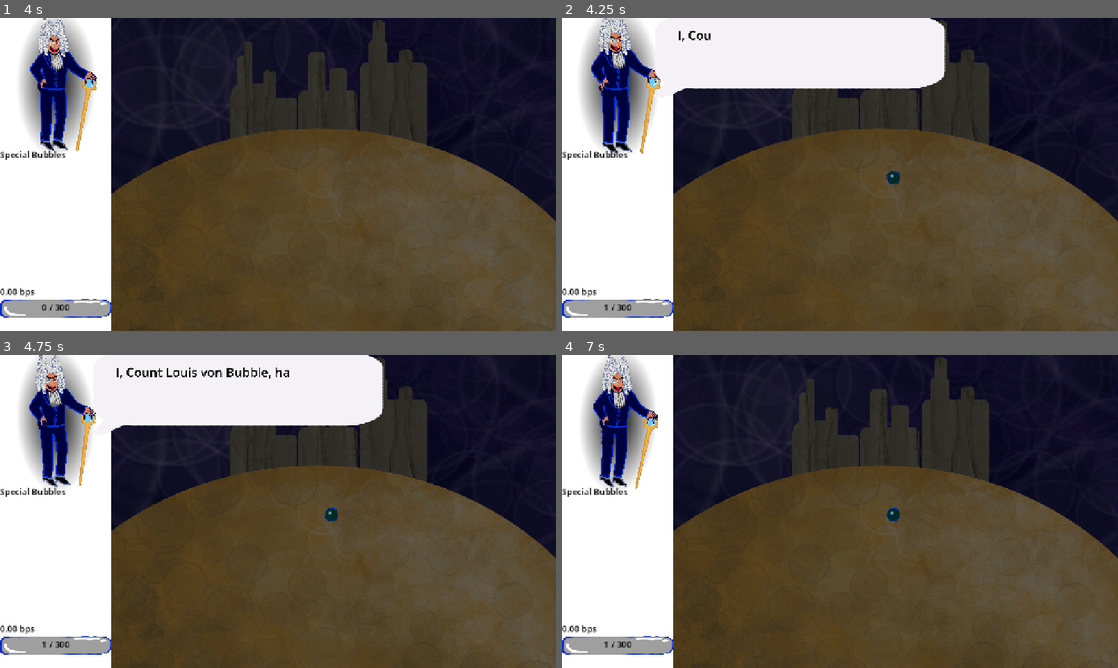
Above: before the commit, frames 1-4 (two rows, left to right).
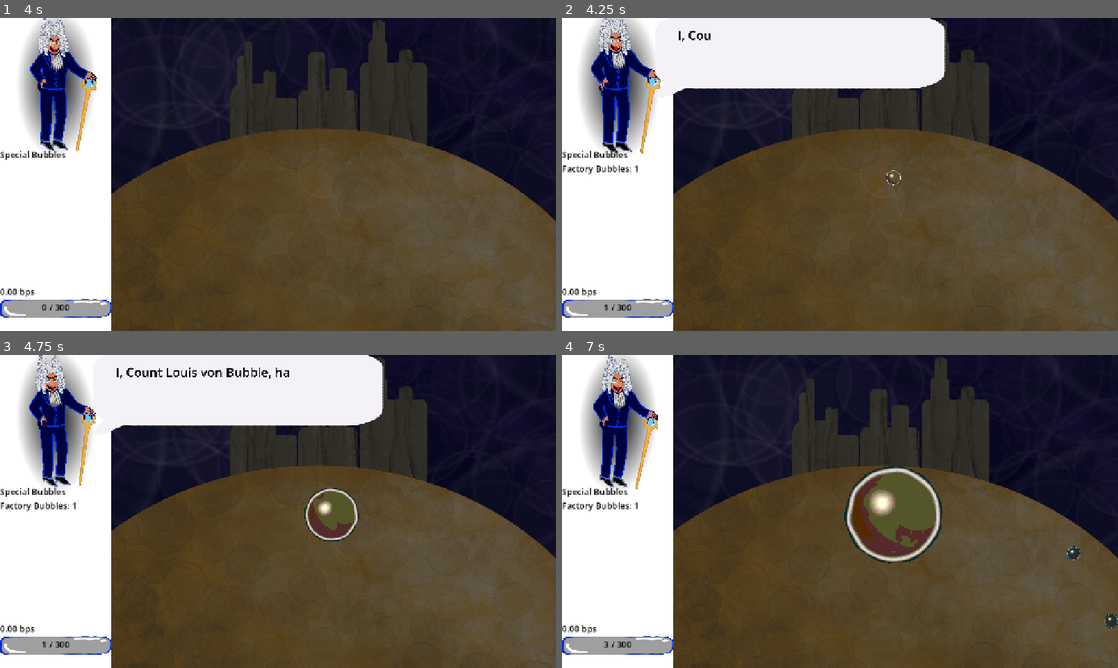
Above: after the commit, the same moments.

Repository: Isaac-SOL/Pop-the-Bubble
Game: Godot game, scene res://scenes/level/main_menu.tscn
Same seed, same stepped clock (60 frames per second), same inputs: the game is played once before the commit and once after it.
Inputs (mouse positions are in pixels of both pictures, inside the frame that each line leads up to):
- Up to frame 1 (4 s): click (133, 187) at 0.5 s; move the mouse to (400, 158) at 1.27 s; tap K (key_k) at 1.35, 2.85 s; click (400, 158) at 1.42 s; drag from (166, 190) to (44, 174) at 2.02 s; move the mouse to (333, 105) at 2.77 s; click (333, 105) at 2.92 s; drag from (250, 237) to (111, 127) at 3.52 s
- Up to frame 2 (4.25 s): no input
- Up to frame 3 (4.75 s): drag from (333, 514) to (44, 511) at 4.27 s
- Up to frame 4 (7 s): drag from (673, 464) to (756, 433) at 5.02 s; move the mouse to (867, 511) at 5.77 s; tap K (key_k) at 5.85 s; click (867, 511) at 5.92 s; drag from (756, 433) to (606, 511) at 6.52 s

Frame 1 is identical in both runs. In frame 2, 0.3% of the frame differs, in the area x 0-61%, y 46-54%; in frame 3, 1.0%; in frame 4, 3.3%, in the area x 0-100%, y 0-94%.

Commit message:
expanded dialogue and small things

Diff:
--- a/scenes/count/count.tscn
+++ b/scenes/count/count.tscn
@@ -4,11 +4,20 @@
 [ext_resource type="Script" uid="uid://b038wgl6janrt" path="res://addons/leeklib/shaker_2d.gd" id="2_a7vfb"]
 [ext_resource type="Texture2D" uid="uid://8hnufh0baw0t" path="res://assets/models/count/default_avec_perruque.png" id="2_u617d"]
 [ext_resource type="Texture2D" uid="uid://u65chelvfc7w" path="res://assets/models/count/comte_saiyan.png" id="3_a7vfb"]
+[ext_resource type="Texture2D" uid="uid://dfstrr0oqowuh" path="res://assets/models/count/comte_bubble_mepris.png" id="3_mfgcw"]
 [ext_resource type="Texture2D" uid="uid://ds16dlkdb8c70" path="res://assets/models/count/comte_bubble_surpris.png" id="4_mfgcw"]
 [ext_resource type="Texture2D" uid="uid://blx0hemdnwn1n" path="res://assets/models/count/comte_bubble_enerve.png" id="5_aq635"]
 
 [sub_resource type="SpriteFrames" id="SpriteFrames_f1uji"]
 animations = [{
+"frames": [{
+"duration": 1.0,
+"texture": ExtResource("3_mfgcw")
+}],
+"loop": 1,
+"name": &"mepris",
+"speed": 5.0
+}, {
 "frames": [{
 "duration": 1.0,
 "texture": ExtResource("2_u617d")
@@ -75,7 +84,7 @@
 [node name="AnimatedSprite2D" type="AnimatedSprite2D" parent="AnimPivot/AnimVoice/Shaker2D" unique_id=9874524]
 unique_name_in_owner = true
 sprite_frames = SubResource("SpriteFrames_f1uji")
-animation = &"saiyan"
+animation = &"mepris"
 autoplay = "normal"
 flip_h = true
 
--- a/scenes/level/main.tscn
+++ b/scenes/level/main.tscn
@@ -2,8 +2,10 @@
 
 [ext_resource type="Script" uid="uid://dgpkrva3urudu" path="res://scripts/level/main.gd" id="1_0wfyh"]
 [ext_resource type="Texture2D" uid="uid://bg3oe0ctr6p6i" path="res://assets/models/background/planete_bubble_seche_usine.jpg" id="2_1bkat"]
+[ext_resource type="Texture2D" uid="uid://dppwxq54fw3w3" path="res://assets/models/background/planete_bulle_herbe_usine.jpg" id="2_kmlpd"]
 [ext_resource type="Script" uid="uid://c63jtub5dv8hx" path="res://scripts/level/area_2d_borders.gd" id="3_64aob"]
 [ext_resource type="PackedScene" uid="uid://cwi6nrvnaw45u" path="res://scenes/player/player_hand.tscn" id="3_gjage"]
+[ext_resource type="Texture2D" uid="uid://dki4bvktbg4tj" path="res://assets/models/background/planete_bubble_mouillee_usine.jpg" id="3_m6pyt"]
 [ext_resource type="Script" uid="uid://tyntc633hxw7" path="res://scripts/ui/ui_player.gd" id="5_2hqms"]
 [ext_resource type="PackedScene" uid="uid://cjhuj6fe23xkj" path="res://scenes/count/count.tscn" id="5_gjage"]
 [ext_resource type="LabelSettings" uid="uid://b56puo2v5fv7b" path="res://assets/ressources/label_default_settings.tres" id="6_x0mk0"]
@@ -40,16 +42,21 @@
 script = ExtResource("1_0wfyh")
 lose_threshold = 300
 
-bbl_lvl_value = {
-0: 0,
-1: 2,
-2: 12,
-3: 75,
-4: 4,
-5: 15
-}
-
-[node name="background" type="Sprite2D" parent="." unique_id=1513136260]
+[node name="background_2" type="Sprite2D" parent="." unique_id=1513136260]
+unique_name_in_owner = true
+modulate = Color(0.384951, 0.38495088, 0.38495082, 1)
+position = Vector2(728, 435.00003)
+scale = Vector2(0.495, 0.471)
+texture = ExtResource("2_kmlpd")
+
+[node name="background_1" type="Sprite2D" parent="." unique_id=661993467]
+unique_name_in_owner = true
+modulate = Color(0.384951, 0.38495088, 0.38495082, 1)
+position = Vector2(728, 435.00003)
+scale = Vector2(0.495, 0.471)
+texture = ExtResource("3_m6pyt")
+
+[node name="background_0" type="Sprite2D" parent="." unique_id=389983806]
 unique_name_in_owner = true
 modulate = Color(0.384951, 0.38495088, 0.38495082, 1)
 position = Vector2(728, 435.00003)
--- a/scripts/autoloads/Global.gd
+++ b/scripts/autoloads/Global.gd
@@ -18,6 +18,7 @@
 var crash_bubble_count : int = 0
 var shielding_bubble_count : int = 0
 var count_phase : int = 0
+var can_advance_phase : bool = false
 
 var main_node: Node
 func set_main_reference(node: Node)-> void:
@@ -27,6 +28,5 @@
 func set_dialogue_reference(node: Node) -> void:
 	dialogue_node = node
 
-
 func seconds(t: float) -> Signal:
 	return get_tree().create_timer(t, false).timeout
--- a/scripts/count/dialogue.gd
+++ b/scripts/count/dialogue.gd
@@ -2,6 +2,7 @@
 
 signal dialogue_passed
 signal bleep
+signal dialogue_cleared
 
 const DEFAULT_FADEOUT_TIME = 5 # Secondes
 
@@ -21,6 +22,7 @@
 func clear_dialogue() -> void:
 	visible = false
 	%RichTextLabel_dialogue.text = ""
+	dialogue_cleared.emit()
 
 func set_dialogue(text: String, fadeout_time: float = DEFAULT_FADEOUT_TIME, vener: bool = false) -> void:
 	visible_characters = 0.0
--- a/scripts/level/main.gd
+++ b/scripts/level/main.gd
@@ -17,7 +17,9 @@
 
 var state := State.INTRO
 
-@onready var background: Sprite2D = %background
+@onready var background_0: Sprite2D = %background_0
+@onready var background_1: Sprite2D = %background_1
+@onready var background_2: Sprite2D = %background_2
 @onready var player_hand: Hand = $player_hand
 #@onready var powers_container: VBoxContainer = %powers_container
 @onready var count: Count = %count
@@ -45,8 +47,9 @@
 	await Global.dialogue_node.dialogue_passed
 	await Global.seconds(0.5)
 	Global.dialogue_node.set_dialogue("I, Count Louis von Bubble, have fused all industries of the world into a single, big bubble factory!", 0)
-	var big_bubble = spawn_bubble(%SpawnRect.position, 5, 1)[0]
+	var big_bubble = spawn_bubble(%SpawnRect.position, 3, 1)[0]
 	big_bubble.speed = 0.0
+	big_bubble.spawn_factories = true
 	await Global.dialogue_node.dialogue_passed
 	await Global.seconds(0.5)
 	Global.dialogue_node.set_dialogue("INFINITE GROWTH! Right at my fingertips!", 0)
@@ -60,38 +63,50 @@
 
 	await big_bubble.popped
 	%player_hand.visible = true
-	await Global.seconds(0.5)
-	Global.dialogue_node.set_dialogue("YOU! Who do you think you are!?", 3, true)
-	%count.shake()
-	%count.start_doing_actions()
 	set_count_phase(1)
 	state = State.GAMING
 
-	auto_dialogue_p1()
-
 func auto_dialogue_p1():
-	await Global.seconds(7)
+	spawn_bubble(%SpawnRect.position, 4, 1, [], BUBBLE_POPCLOSE)[0].speed = 250
+	await Global.seconds(4)
 	Global.dialogue_node.set_dialogue("Hmph. An anti-bubblist stuck in the past, I see.")
 	await Global.seconds(15)
 	Global.dialogue_node.set_dialogue("Your popping is meaningless. You cannot hurt me in a way that matters.")
-	await Global.seconds(15)
+	count.animated_sprite_2d.play("mepris")
+	await Global.seconds(5)
+	count.animated_sprite_2d.play("normal")
+	await Global.seconds(9)
 	Global.dialogue_node.set_dialogue("You think you're being smart? [color=red]If you destroy my factories willy-nilly, you're gonna destabilize everything![/color]")
-	await Global.seconds(10)
+	await Global.seconds(5)
+	Global.dialogue_node.set_dialogue("Also, you can't [color=red]keep popping my bubbles without lifting your finger.[/color] It doesn't work!")
+	await Global.seconds(6)
 	Global.dialogue_node.set_dialogue("Let's see you try to deal with this!", 5)
-	var popclose := spawn_bubble(%SpawnRect.position, 4, 1, [], BUBBLE_POPCLOSE)[0]
+	var popclose := spawn_bubble(%SpawnRect.position, 1, 1, [], BUBBLE_POPCLOSE)[0]
 	popclose.speed = 250
-	await popclose.popped
-	await Global.seconds(2)
+	#await popclose.popped
+	await Global.seconds(6)
 	Global.dialogue_node.set_dialogue("And another one!", 5)
-	spawn_bubble(%SpawnRect.position, 4, 1, [], BUBBLE_POPCLOSE)[0].speed = 250
-	await Global.seconds(15)
+	spawn_bubble(%SpawnRect.position, 1, 1, [], BUBBLE_POPCLOSE)[0].speed = 250
+	await Global.seconds(10)
 	Global.dialogue_node.set_dialogue("Is that all you are? A destabilizer? Tell me, have you ever *built* anything?")
-	await Global.seconds(15)
+	#spawn_bubble(%SpawnRect.position, 1, 1, [], BUBBLE_POPCLOSE)[0].speed = 250
+	await Global.seconds(10)
 	Global.dialogue_node.set_dialogue("I built all this with my grand intellect! My growth-focused mindset!")
-	await Global.seconds(15)
+	#spawn_bubble(%SpawnRect.position, 1, 1, [], BUBBLE_POPCLOSE)[0].speed = 250
+	await Global.seconds(10)
 	Global.dialogue_node.set_dialogue("I started with pretty much nothing! Nothing but my parents' bubble mine in the south!")
-	await Global.seconds(15)
+	#spawn_bubble(%SpawnRect.position, 1, 1, [], BUBBLE_POPCLOSE)[0].speed = 250
+	await Global.seconds(10)
 	Global.dialogue_node.set_dialogue("I'm a self-made man!", 3)
+	spawn_bubble(%SpawnRect.position, 1, 2, [], BUBBLE_POPCLOSE)[0].speed = 250
+	Global.can_advance_phase = true
+
+func auto_dialogue_p2():
+	await Global.seconds(5)
+	Global.can_advance_phase = true
+func auto_dialogue_p3():
+	await Global.seconds(5)
+	Global.can_advance_phase = true
 
 func _process(_delta: float) -> void:
 	if Input.is_action_just_pressed("left_click"):
@@ -130,35 +145,48 @@
 		get_tree().paused = true
 
 func check_win()-> void:
-	if state != State.GAMING:
+	if state != State.GAMING or not Global.can_advance_phase:
 		return
-	if Global.all_bubbles.size() <= 0:
-		%ui_victory.show()
-		get_tree().paused = true
+	if BubbleManager.special_bubble_count == 0 and Global.factory_bubble_count == 0:
+		if (Global.count_phase == 3 and Global.all_bubbles.size() == 0) or (Global.count_phase < 3 and Global.all_bubbles.size() <= (%BubbleBar.max_value * 0.1)):
+			Global.count_phase += 1
+			set_count_phase(Global.count_phase)
 
 func set_count_phase(phase: int)-> void:
 	Global.count_phase = phase
 	AudioManager.set_music_phase(phase)
+	Global.can_advance_phase = false
 	match phase:
 		1:
 			#BubbleManager.phase_powers = []
+			BubbleManager.phase_powers = []
+			count.animated_sprite_2d.play("surpris")
+			await Global.seconds(1)
+			count.animated_sprite_2d.play("vener")
+			Global.dialogue_node.set_dialogue("YOU! Who do you think you are!?", 3, true)
+			%count.shake()
+			await Global.dialogue_node.dialogue_cleared
+			%count.start_doing_actions()
+			await Global.seconds(1)
+			count.animated_sprite_2d.play("normal")
+			auto_dialogue_p1()
+
+		2:
+			BubbleManager.phase_powers = [BubbleManager.BUBBLE_SHIELDING, BubbleManager.BUBBLE_SPECULATIVE, BubbleManager.BUBBLE_STONK, BubbleManager.BUBBLE_GPT]
+			var tween = create_tween().set_trans(Tween.TRANS_QUAD).tween_property(background_0,"modulate",Color.TRANSPARENT,4)
+			count.animated_sprite_2d.play("surpris")
+			auto_dialogue_p2()
+		3:
 			BubbleManager.phase_powers = [BubbleManager.BUBBLE_SHIELDING, BubbleManager.BUBBLE_SPIKE, BubbleManager.BUBBLE_CRASH, BubbleManager.BUBBLE_INTERNET, BubbleManager.BUBBLE_DIVIDEND, BubbleManager.BUBBLE_SPECULATIVE, BubbleManager.BUBBLE_STONK, BubbleManager.BUBBLE_GPT]
-			count.animated_sprite_2d.play("normal")
-			background.texture = PLANETE_BUBBLE_SECHE_USINE
-		2:
-			BubbleManager.phase_powers = [BubbleManager.BUBBLE_FACTORY, BubbleManager.BUBBLE_STORM, BubbleManager.BUBBLE_GPT]
-			count.animated_sprite_2d.play("surpris")
-		3:
-			BubbleManager.phase_powers = [BubbleManager.BUBBLE_FACTORY, BubbleManager.BUBBLE_STORM, BubbleManager.BUBBLE_GPT]
-			count.animated_sprite_2d.play("vener")
-			background.texture = PLANETE_BUBBLE_MOUILLEE_USINE
+			count.animated_sprite_2d.play("saiyan")
+			var tween = create_tween().set_trans(Tween.TRANS_QUAD).tween_property(background_1,"modulate",Color.TRANSPARENT,4)
+			auto_dialogue_p3()
 		4:
-			BubbleManager.phase_powers = [BubbleManager.BUBBLE_FACTORY, BubbleManager.BUBBLE_STORM, BubbleManager.BUBBLE_GPT]
-			background.texture = PLANETE_BULLE_HERBE_USINE
-			count.animated_sprite_2d.play("saiyan")
-		5:
-			BubbleManager.phase_powers = [BubbleManager.BUBBLE_FACTORY, BubbleManager.BUBBLE_STORM, BubbleManager.BUBBLE_GPT]
-			count.animated_sprite_2d.play("victoire")
+			BubbleManager.phase_powers = []
+			#background.texture = PLANETE_BULLE_HERBE_NO_USINE
+			#count.animated_sprite_2d.play("victoire")
+			%ui_victory.show()
+			get_tree().paused = true
 
 
 #Instantiate a nugget explosion when a popping a bubble
Binary file added: assets/models/count/comte_bubble_mepris.png
Not shown, added: assets/models/count/comte_bubble_mepris.png.import
